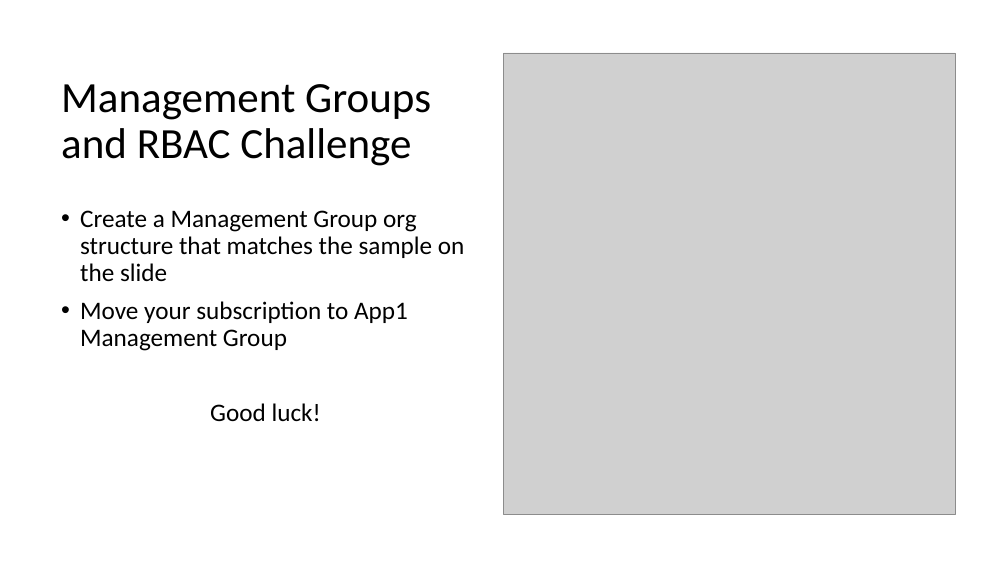
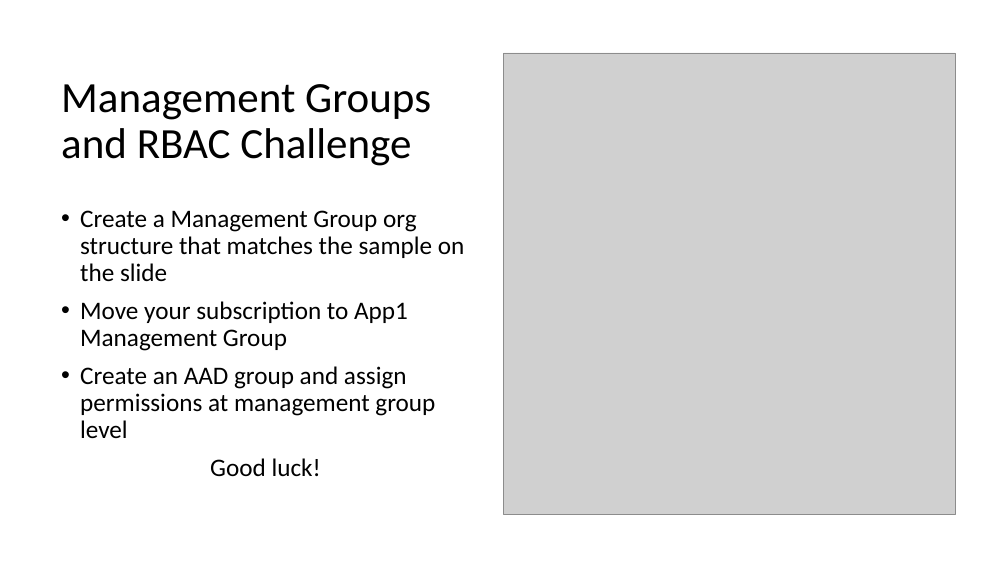
Before and after one commit to TheModin/AzureGovernance, a slide deck: slide 3 of Azure Governance Hack.pptx. Drawn at 1008x567 pixels with LibreOffice and Linux fonts; fonts in the diff are those of the drawing; grey boxes stand for pictures. Boxes give left, top, right and bottom in pixels: in the first picture for what was removed or moved away, otherwise in the second. Text is boxed around its words. In the diff, an @@ line names an element or a change of style, - is before the commit and + after.

Commit message:
fixes

```diff
--- a/Azure Governance Hack.pptx
+++ b/Azure Governance Hack.pptx
@@ text at bbox=[80, 366, 435, 438]: paragraph added @@
+• Create an AAD group and assign permissions at management group level
```
